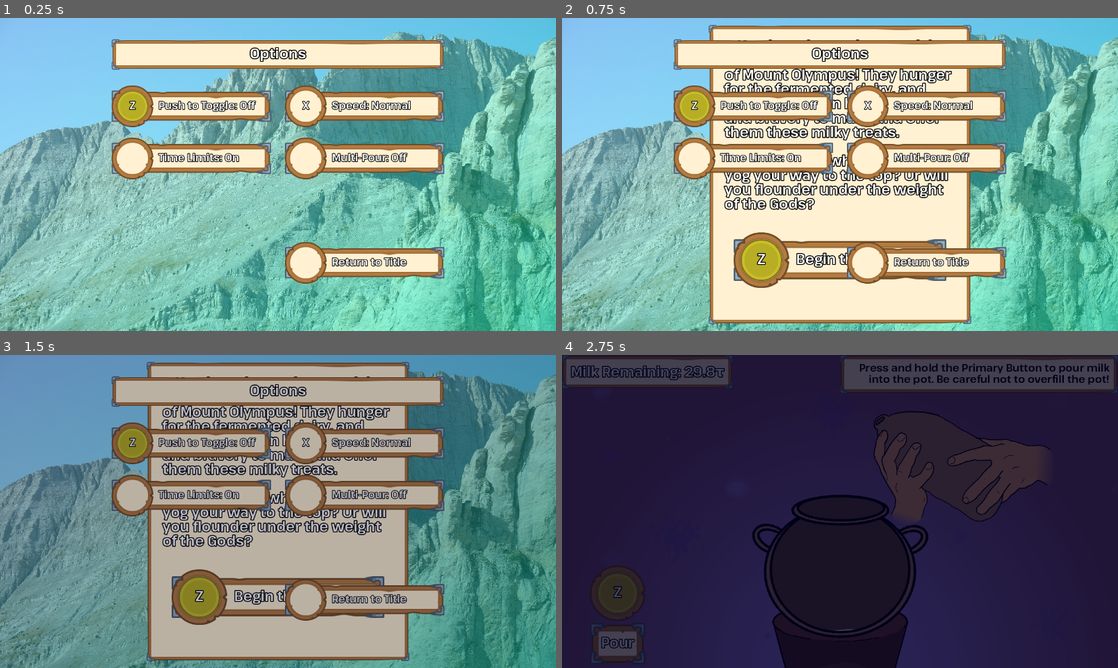
Above: before the commit, frames 1-4 (two rows, left to right).
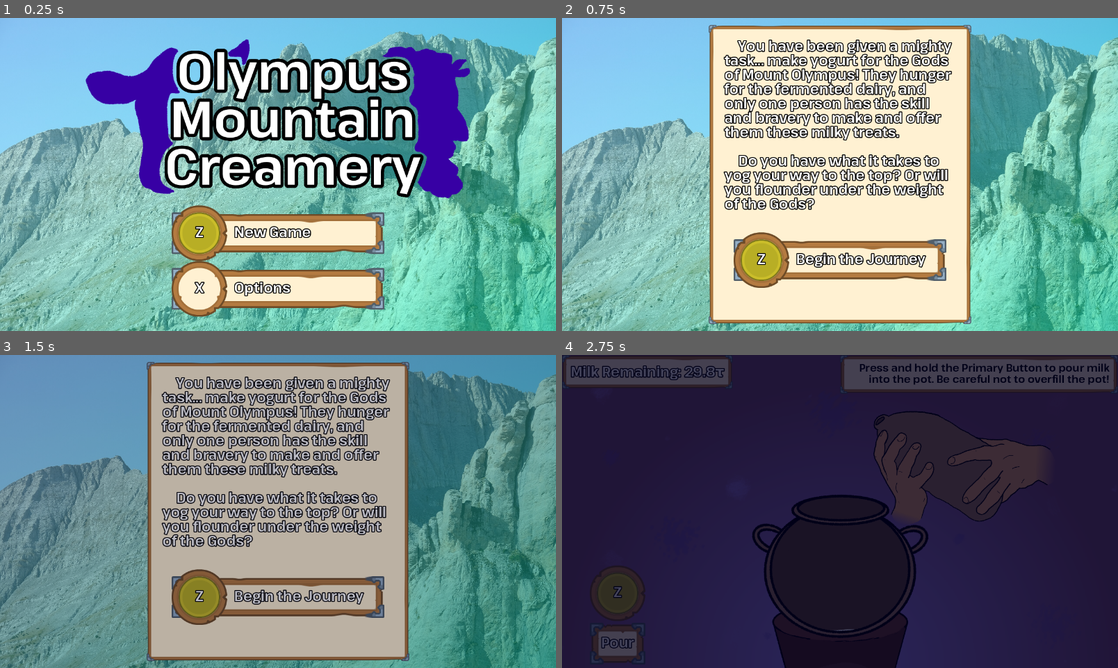
Above: after the commit, the same moments.

Repository: HauntedBees/olympus-mountain-creamery
Game: Godot game, scene res://game_scenes/00_title/title_scene.tscn
Two runs of this game, one before a commit and one after it. Both use one fixed random seed, a clock stepped at 60 frames per second and the inputs below.
Inputs (mouse positions are in pixels of both pictures, inside the frame that each line leads up to):
- Up to frame 1 (0.25 s): no input
- Up to frame 2 (0.75 s): tap Enter at 0.5 s; move the mouse to (962, 158) at 0.52 s; hold Z (button_one) from 0.53 s (still down); click (962, 158) at 0.67 s
- Up to frame 3 (1.5 s): tap Enter at 1.25 s; move the mouse to (166, 527) at 1.27 s; release Z (button_one) at 1.28 s; tap Z (button_one) at 1.35 s; click (166, 527) at 1.42 s
- Up to frame 4 (2.75 s): move the mouse to (895, 442) at 2.02 s; hold X (button_two) from 2.03 s (still down); click (895, 442) at 2.17 s; tap Z (button_one) at 2.3 s

The runs differ from the first frame. In frame 1, 39% of the frame differs, in the area x 15-85%, y 6-96%; in frame 2, 15%; in frame 3, 15%; in frame 4, nothing differs.

Commit message:
gamepad support

Diff:
--- a/game_data/player.gd
+++ b/game_data/player.gd
@@ -1,6 +1,5 @@
 extends Node
 
-@warning_ignore("unused_signal") #TODO: this
 signal input_method_changed()
 
 var options := PlayerOptions.new()
@@ -14,3 +13,12 @@
 		return
 	for d in data.god_details:
 		d.time_remaining -= delta
+
+func _input(event: InputEvent) -> void:
+	var before := last_input_was_gamepad
+	if event is InputEventJoypadButton:
+		last_input_was_gamepad = true
+	elif event is InputEventKey:
+		last_input_was_gamepad = false
+	if last_input_was_gamepad != before:
+		input_method_changed.emit()
--- a/game_scenes/00_title/title_scene.tscn
+++ b/game_scenes/00_title/title_scene.tscn
@@ -44,7 +44,6 @@
 
 [node name="MainMenu" type="VBoxContainer" parent="."]
 unique_name_in_owner = true
-visible = false
 layout_mode = 1
 anchors_preset = 8
 anchor_left = 0.5
@@ -141,6 +140,7 @@
 
 [node name="OptionsMenu" type="VBoxContainer" parent="."]
 unique_name_in_owner = true
+visible = false
 layout_mode = 1
 anchors_preset = 5
 anchor_left = 0.5
--- a/game_scenes/03_shop/shopkeep.tscn
+++ b/game_scenes/03_shop/shopkeep.tscn
@@ -113,6 +113,7 @@
 stretch_mode = 3
 
 [node name="Head" type="TextureRect" parent="."]
+unique_name_in_owner = true
 layout_mode = 1
 anchors_preset = 5
 anchor_left = 0.5
